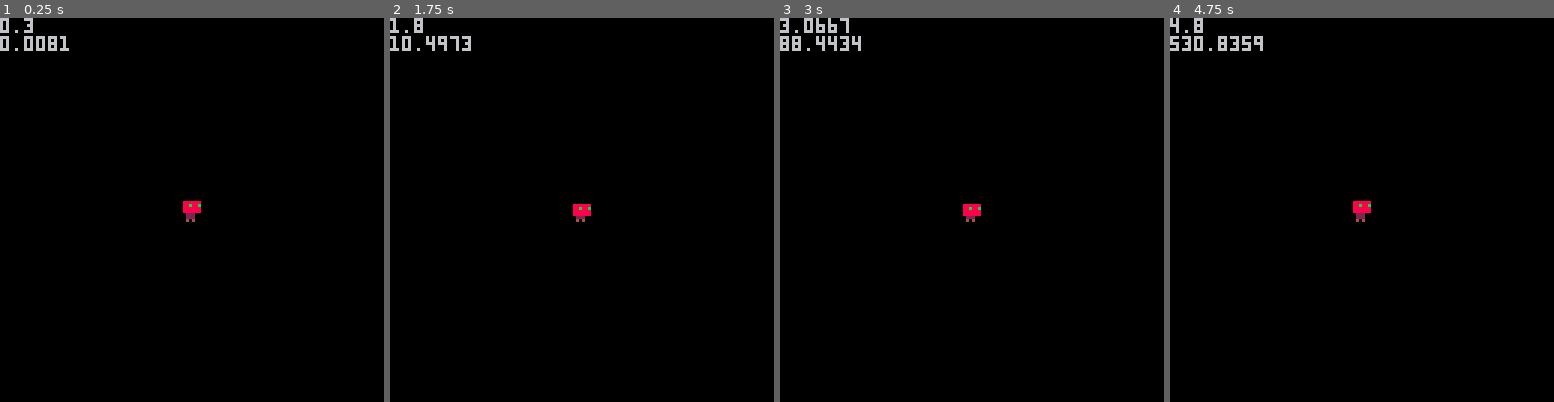
Above: before the commit, frames 1-4 (left to right).
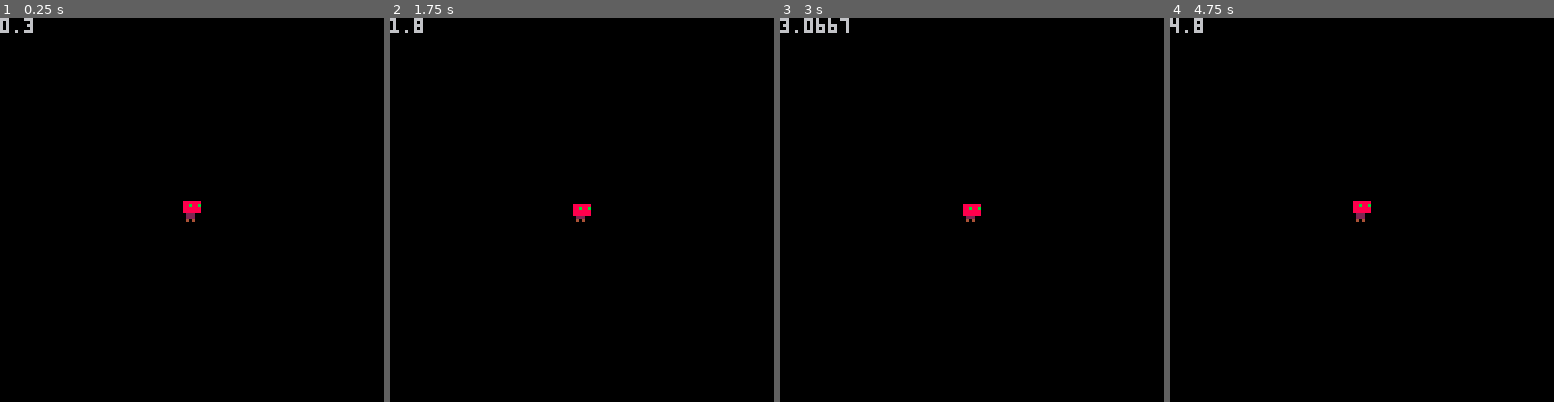
Above: after the commit, the same moments.

Repository: ChozGames/pico8-learning
Game: PICO-8 cartridge animation_modulo.p8
Same seed, same stepped clock (60 frames per second), same inputs: the game is played once before the commit and once after it.
Inputs:
- Up to frame 1 (0.25 s): no input
- Up to frame 2 (1.75 s): no input
- Up to frame 3 (3 s): no input
- Up to frame 4 (4.75 s): no input

The runs differ from the first frame. In frame 1, 0.4% of the frame differs, in the area x 0-18%, y 4-9%; in frame 2, 0.3%; in frame 3, 0.4%; in frame 4, 0.5%, in the area x 0-25%, y 4-9%.

Commit message:
Carte d'exemple pour faire une animation avec modulo

Diff:
--- a/animation_modulo.p8
+++ b/animation_modulo.p8
@@ -1,15 +1,53 @@
 pico-8 cartridge // http://www.pico-8.com
 version 16
 __lua__
+
+// p pour player
+p = {}
+
+p.spr = 1 // premier sprite
+p.sprn = 2 // nombre de frame
+p.spd = 1 // vitesse animation
+
+
 function _draw()
 	cls()
 
+	// temps en seconde
 	print(time())
-	print(time()*time()*time()*time())
 
-	// le module pour 2 donne soit 0 soit 1
-	// on affiche le sprite selon le temps donne
-	spr(1 + (time())%2,60,60)
+	spr(get_animation(),60,60)
+
+end
+
+
+function get_animation()
+
+	// le premier sprite
+	local debut = p.spr
+
+
+	// exemple
+
+	// si vitesse = time() * 1
+	// un sprite par seconde
+
+	// si vitesse = time() * 4
+	// 4 sprites par seconde
+
+	// on multiple par le nombre
+	// de sprite que l'on veut par
+	// seconde
+	local vitesse = time() * p.spd
+
+
+	// on utilisera le modulo
+	// pour afficher tous
+	// les sprites
+	local nb_frame = p.sprn
+
+
+	return debut + vitesse % nb_frame
 
 end
 __gfx__
